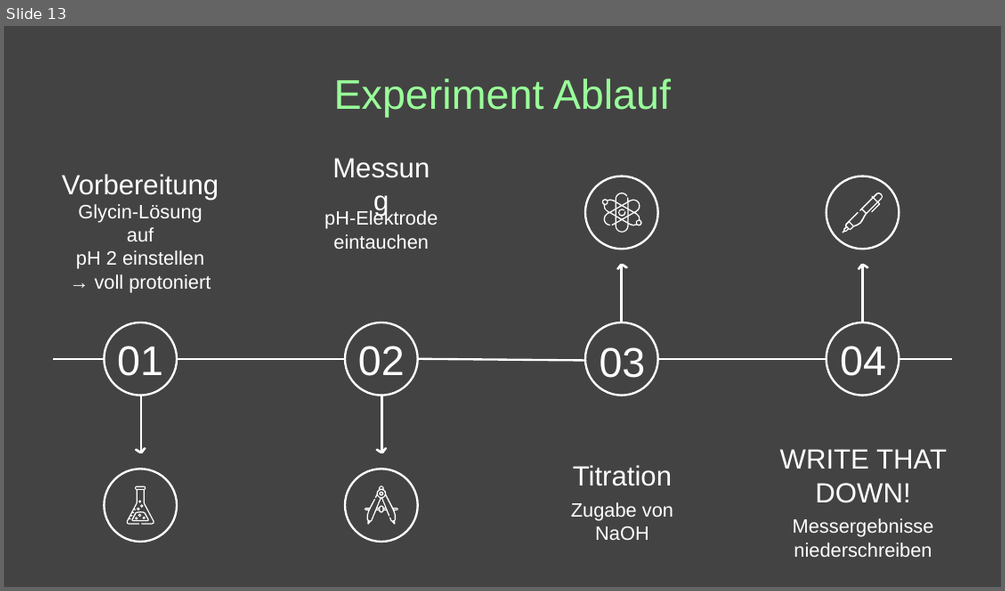
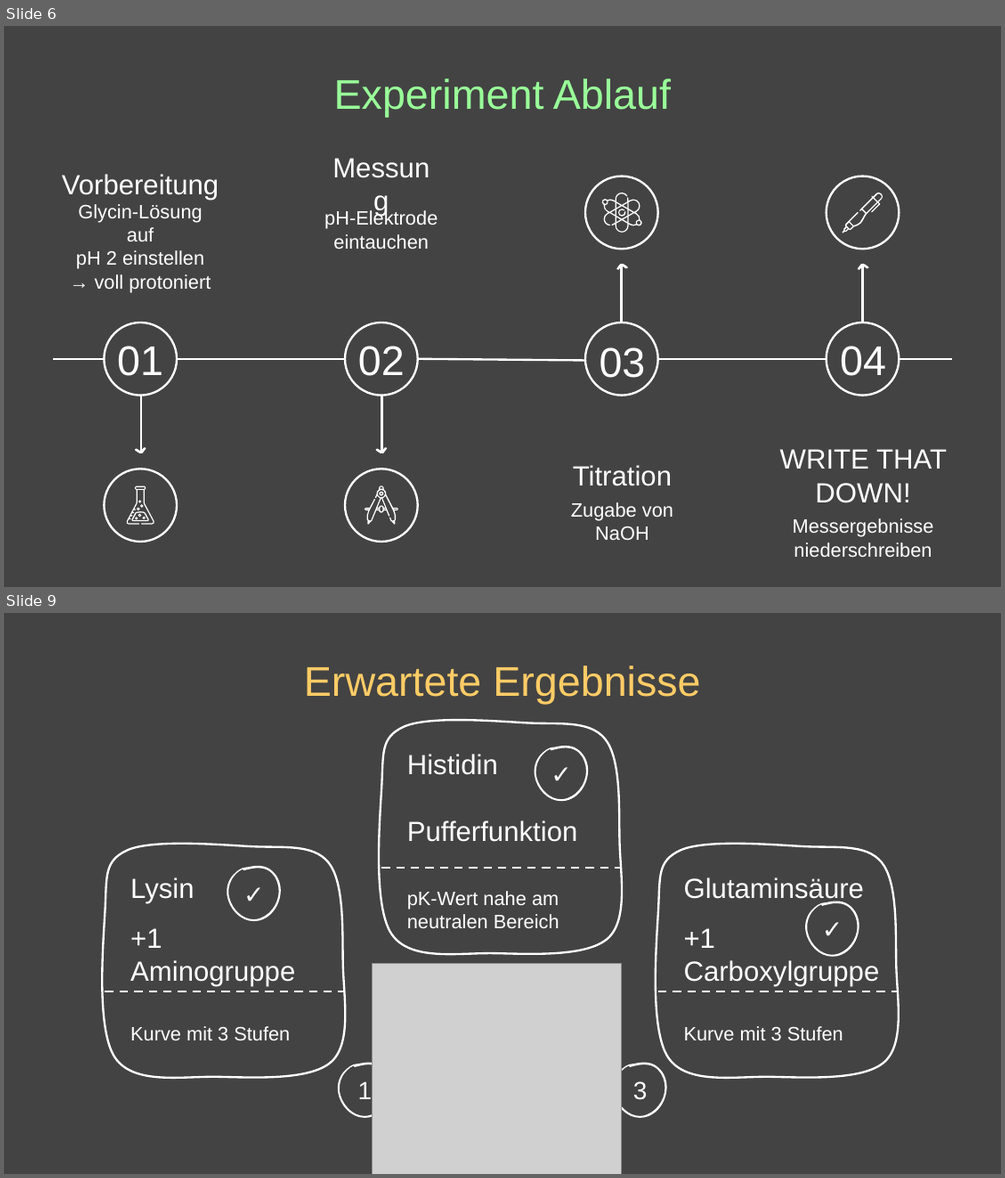
Before and after one commit to TimerErTim/bioinf.bio, a slide deck: sem-3_titration/presentation/BCH3_WS2025_GlycinTitration_ExecutionPlan.pptx. Shown one above the other, each under a label of ours: slide 13 before the commit, slides 6 and 9 after it; the slides between them are not shown. The pictures are 1005x591 and 1005x1178 pixels, drawn with LibreOffice and Linux fonts; fonts in the diff are those of the drawing; grey boxes stand for pictures. Boxes give left, top, right and bottom in pixels: in the first picture for what was removed or moved away, otherwise in the second. Text is boxed around its words. In the diff, an @@ line names an element or a change of style, - is before the commit and + after.

Commit message:
feat(titration): finish PP (+ add 3 stufen titration)

```diff
--- a/sem-3_titration/presentation/BCH3_WS2025_GlycinTitration_ExecutionPlan.pptx
+++ b/sem-3_titration/presentation/BCH3_WS2025_GlycinTitration_ExecutionPlan.pptx
@@ slide 9 added at (4, 613, 1001, 1174), background #434343 @@
@@ title added at (304, 666, 700, 705), 30 pt, text #FFCC66 @@
+Erwartete Ergebnisse
@@ freeform shape added at (379, 720, 622, 954), outline #FFFFFF 1.5 pt @@
@@ freeform shape added at (534, 746, 589, 802), fill #FFFFFF, 18 pt, text #FFFFFF @@
+✓
@@ text added at (407, 754, 498, 775), 20 pt, text #FFFFFF @@
+Histidin
@@ text added at (407, 820, 578, 842), 20 pt, text #FFFFFF @@
+Pufferfunktion
@@ freeform shape added at (103, 844, 346, 1078), outline #FFFFFF 1.5 pt @@
@@ freeform shape added at (655, 844, 898, 1078), outline #FFFFFF 1.5 pt @@
@@ text added at (130, 877, 194, 904), 20 pt, text #FFFFFF @@
+Lysin
@@ freeform shape added at (226, 865, 282, 921), fill #FFFFFF, 18 pt, text #FFFFFF @@
+✓
@@ line added from (381, 868) to (621, 868), #FFFFFF 1.5 pt dashed @@
@@ text added at (684, 877, 864, 904), 20 pt, text #FFFFFF @@
+Glutaminsäure
@@ text added at (407, 891, 559, 928), 14 pt, text #FFFFFF @@
+pK-Wert nahe am neutralen Bereich
@@ freeform shape added at (804, 901, 860, 957), fill #FFFFFF, 18 pt, text #FFFFFF @@
+✓
@@ text added at (130, 928, 295, 987), 20 pt, text #FFFFFF @@
++1 Aminogruppe
@@ text added at (684, 928, 880, 987), 20 pt, text #FFFFFF @@
++1 Carboxylgruppe
@@ picture added at (372, 963, 621, 1174) @@
@@ line added from (105, 990) to (345, 990), #FFFFFF 1.5 pt dashed @@
@@ line added from (658, 990) to (898, 990), #FFFFFF 1.5 pt dashed @@
@@ text added at (130, 1026, 290, 1040), 14 pt, text #FFFFFF @@
+Kurve mit 3 Stufen
@@ text added at (684, 1026, 843, 1040), 14 pt, text #FFFFFF @@
+Kurve mit 3 Stufen
@@ freeform shape added at (337, 1062, 393, 1119), fill #FFFFFF, 18 pt, text #FFFFFF @@
+1
@@ freeform shape added at (612, 1062, 668, 1119), fill #FFFFFF, 18 pt, text #FFFFFF @@
+3
@@ what was slide 13 is now slide 6 @@
```
Also in this commit, not shown: 5 slides changed, 5 other slides added, 1 slide removed, 3 other files.
